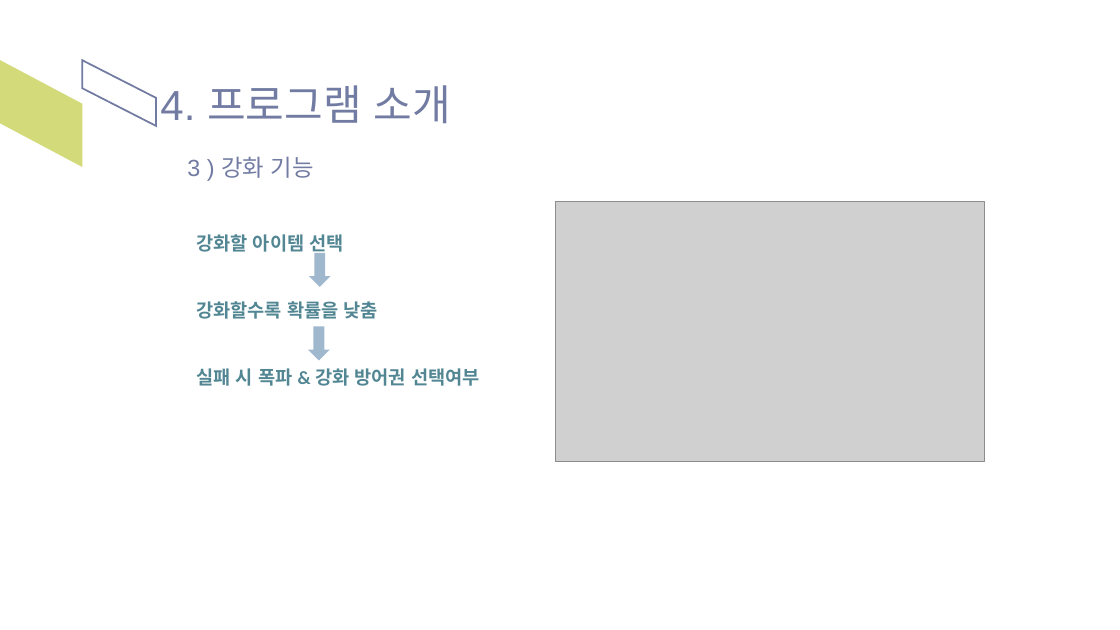
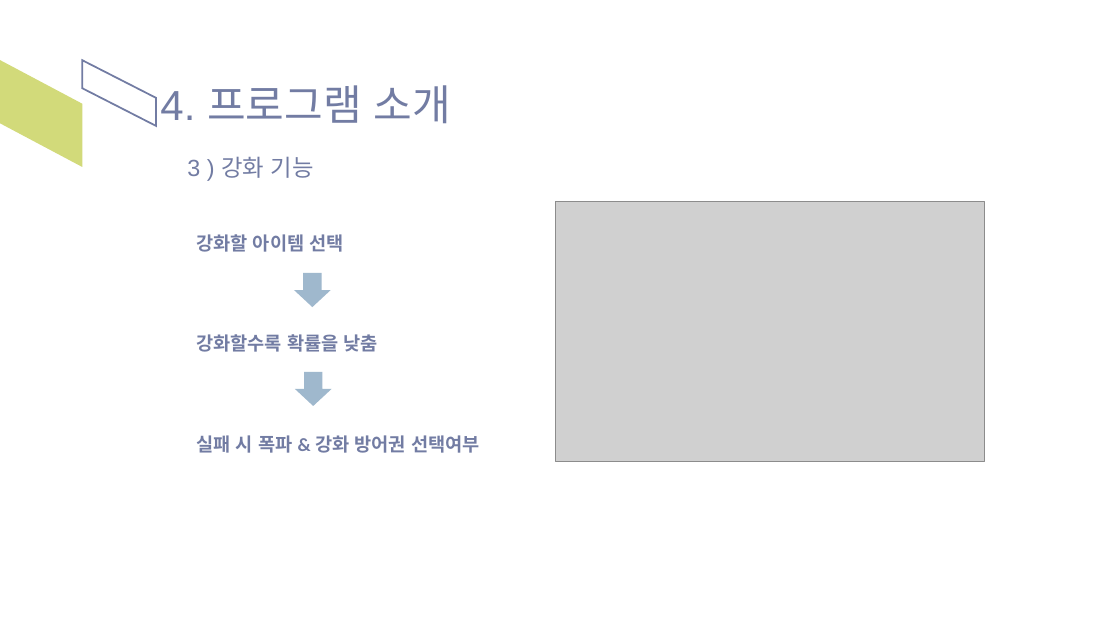
Before and after one commit to yn0315/team-project04, a slide deck: slide 12 of 프로젝트4 발표자료.pptx. Drawn at 1120x630 pixels with LibreOffice and Linux fonts; fonts in the diff are those of the drawing; grey boxes stand for pictures. Boxes give left, top, right and bottom in pixels: in the first picture for what was removed or moved away, otherwise in the second. Text is boxed around its words. In the diff, an @@ line names an element or a change of style, - is before the commit and + after.

Commit message:
09.16 아이템 업그레이드 프로그램 최종본

```diff
--- a/프로젝트4 발표자료.pptx
+++ b/프로젝트4 발표자료.pptx
@@ text "강화할 아이템 선택" at (196,234,480,453): text colour #528693 to #727CA3 @@
@@ down arrow: place and size @@
-down arrow at (309,253,331,287)
+down arrow at (294,273,331,308)
@@ down arrow: place and size @@
-down arrow at (308,327,330,361)
+down arrow at (295,372,332,407)
```
Also in this commit, not shown: 9 other slides changed, 3 other files.
